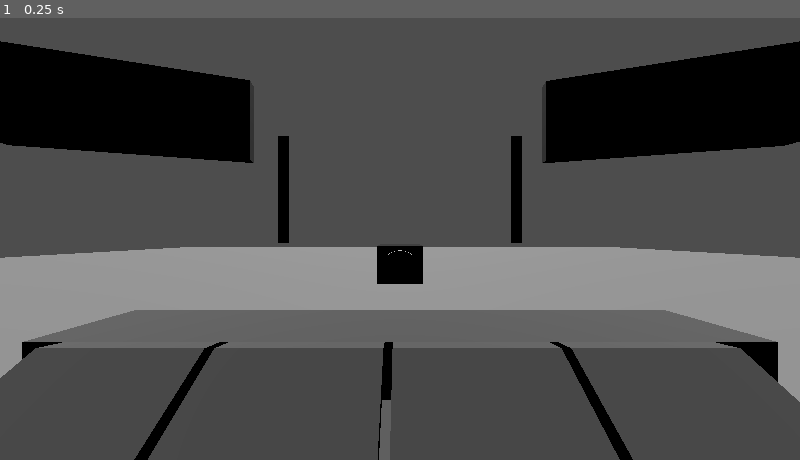
Above: before the commit, frame 1.
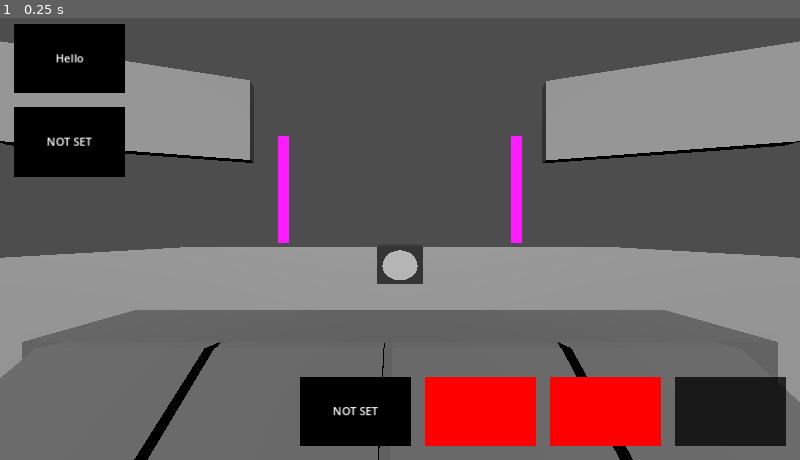
Above: after the commit, the same moment.

Repository: ZeAntwan/LD53
Game: Godot game, scene res://scenes/game.tscn
The game is run twice, just before and just after one commit, with the same random seed, the same clock (stepped at 60 frames per second) and the same inputs.
Inputs:
- Up to frame 1 (0.25 s): no input

The runs differ from the first frame. In frame 1, 38% of the frame differs, in the area x 0-100%, y 1-100%.

Commit message:
Working LiveBar (do not look at the output log)

Diff:
--- a/project.godot
+++ b/project.godot
@@ -15,6 +15,10 @@
 config/features=PackedStringArray("4.0", "Mobile")
 config/icon="res://icon.svg"
 
+[autoload]
+
+Events="*res://scripts/Events.gd"
+
 [display]
 
 window/stretch/mode="canvas_items"
--- a/scenes/game.tscn
+++ b/scenes/game.tscn
@@ -1,8 +1,11 @@
-[gd_scene load_steps=2 format=3 uid="uid://cpogeahmvjydj"]
+[gd_scene load_steps=3 format=3 uid="uid://cpogeahmvjydj"]
 
+[ext_resource type="PackedScene" uid="uid://bg51qag7wfse0" path="res://scenes/ui.tscn" id="1_ihu4b"]
 [ext_resource type="PackedScene" uid="uid://ci36nuskade4y" path="res://scenes/level.tscn" id="1_rfo83"]
 
 [node name="Game" type="Node"]
+
+[node name="MainUi" parent="." instance=ExtResource("1_ihu4b")]
 
 [node name="Level" parent="." instance=ExtResource("1_rfo83")]
 
--- a/scenes/level.tscn
+++ b/scenes/level.tscn
@@ -36,7 +36,7 @@
 
 [sub_resource type="SphereMesh" id="SphereMesh_yij73"]
 
-[node name="Level" type="Node3D"]
+[node name="Level" type="Node"]
 
 [node name="StaticBody3D" type="StaticBody3D" parent="."]
 
@@ -102,6 +102,7 @@
 mesh = SubResource("BoxMesh_o5soa")
 
 [node name="SubViewport" type="SubViewport" parent="."]
+handle_input_locally = false
 msaa_2d = 1
 size = Vector2i(600, 400)
 
@@ -119,6 +120,8 @@
 [node name="Camera3D" type="Camera3D" parent="SubViewport/CameraBody"]
 transform = Transform3D(-2.06669, 0, -1.99505e-07, 0, 2.47076, 0, 1.80676e-07, 0, -1.87163, 0, 0.224672, 0.389222)
 
+[node name="DirectionalLight3D" type="DirectionalLight3D" parent="SubViewport"]
+
 [node name="Temp_CharacterMesh" type="MeshInstance3D" parent="."]
 transform = Transform3D(-0.959736, 2.12347e-07, 0, -8.39028e-08, -2.42897, 0, 0, 0, 0.627725, 1.18432e-08, 1.6082, 3.13349)
 mesh = SubResource("PrismMesh_5gar1")
--- a/scenes/ui.tscn
+++ b/scenes/ui.tscn
@@ -1,9 +1,10 @@
-[gd_scene load_steps=6 format=3 uid="uid://bg51qag7wfse0"]
+[gd_scene load_steps=7 format=3 uid="uid://bg51qag7wfse0"]
 
 [ext_resource type="PackedScene" uid="uid://h1um88c2nc4y" path="res://scenes/ui/drop_zone.tscn" id="1_mi2bh"]
 [ext_resource type="PackedScene" uid="uid://bhuiqgoiywupk" path="res://scenes/ui/news_item.tscn" id="2_lpb1i"]
 [ext_resource type="PackedScene" uid="uid://cj6qhtyh283tu" path="res://scenes/ui/live_zone.tscn" id="3_ghk45"]
 [ext_resource type="Script" path="res://scripts/ressources/Headline.gd" id="3_kb88l"]
+[ext_resource type="Script" path="res://scripts/LiveBar.gd" id="4_01ttq"]
 
 [sub_resource type="Resource" id="Resource_5iduk"]
 script = ExtResource("3_kb88l")
@@ -61,7 +62,7 @@
 grow_horizontal = 1
 grow_vertical = 1
 
-[node name="BottomBar" type="Control" parent="."]
+[node name="LiveBar" type="Control" parent="."]
 custom_minimum_size = Vector2(1000, 200)
 layout_mode = 1
 anchors_preset = 3
@@ -72,8 +73,9 @@
 grow_horizontal = 0
 grow_vertical = 0
 mouse_filter = 2
+script = ExtResource("4_01ttq")
 
-[node name="MarginContainer" type="MarginContainer" parent="BottomBar"]
+[node name="MarginContainer" type="MarginContainer" parent="LiveBar"]
 layout_mode = 1
 anchors_preset = 3
 anchor_left = 1.0
@@ -89,24 +91,24 @@
 theme_override_constants/margin_right = 20
 theme_override_constants/margin_bottom = 20
 
-[node name="HBoxContainer" type="HBoxContainer" parent="BottomBar/MarginContainer"]
+[node name="HBoxContainer" type="HBoxContainer" parent="LiveBar/MarginContainer"]
 layout_direction = 3
 layout_mode = 2
 mouse_filter = 2
 theme_override_constants/separation = 20
 
-[node name="LiveZone" parent="BottomBar/MarginContainer/HBoxContainer" groups=["drop_zone"] instance=ExtResource("3_ghk45")]
+[node name="LiveZone" parent="LiveBar/MarginContainer/HBoxContainer" groups=["drop_zone"] instance=ExtResource("3_ghk45")]
 layout_mode = 2
 
-[node name="DropZone_2" parent="BottomBar/MarginContainer/HBoxContainer" groups=["drop_zone"] instance=ExtResource("1_mi2bh")]
+[node name="DropZone_2" parent="LiveBar/MarginContainer/HBoxContainer" groups=["drop_zone"] instance=ExtResource("1_mi2bh")]
 layout_mode = 2
 
-[node name="DropZone_3" parent="BottomBar/MarginContainer/HBoxContainer" groups=["drop_zone"] instance=ExtResource("1_mi2bh")]
+[node name="DropZone_3" parent="LiveBar/MarginContainer/HBoxContainer" groups=["drop_zone"] instance=ExtResource("1_mi2bh")]
 layout_mode = 2
 
-[node name="DropZone_4" parent="BottomBar/MarginContainer/HBoxContainer" groups=["drop_zone"] instance=ExtResource("1_mi2bh")]
+[node name="DropZone_4" parent="LiveBar/MarginContainer/HBoxContainer" groups=["drop_zone"] instance=ExtResource("1_mi2bh")]
 layout_mode = 2
 
-[node name="NewsItem_Test" parent="BottomBar/MarginContainer/HBoxContainer/DropZone_4" instance=ExtResource("2_lpb1i")]
+[node name="NewsItem_Test" parent="LiveBar/MarginContainer/HBoxContainer/DropZone_4" instance=ExtResource("2_lpb1i")]
 grow_horizontal = 1
 grow_vertical = 1
--- /dev/null
+++ b/scripts/Events.gd
@@ -0,0 +1,5 @@
+extends Node
+
+signal news_broadcasted(news: NewsItem)
+signal news_ended
+signal stat_updated
--- /dev/null
+++ b/scripts/LiveBar.gd
@@ -0,0 +1,27 @@
+extends Control
+class_name LiveBar
+
+@onready var dropZones: Array = [
+	$MarginContainer/HBoxContainer/DropZone_2,
+	$MarginContainer/HBoxContainer/DropZone_3,
+	$MarginContainer/HBoxContainer/DropZone_4
+]
+@onready var liveZone = $MarginContainer/HBoxContainer/LiveZone
+
+# Called when the node enters the scene tree for the first time.
+func _ready():
+	Events.connect("news_ended", update_line)
+	pass # Replace with function body.
+
+func update_line():
+	for i in range(dropZones.size()):
+		if i == 0:
+			liveZone.update_newsitem(dropZones[0].newsItem)
+		else:
+			dropZones[i-1].update_newsitem(dropZones[i].newsItem)
+		if i == dropZones.size()-1:
+			dropZones[i].update_newsitem()
+
+# Called every frame. 'delta' is the elapsed time since the previous frame.
+func _process(delta):
+	pass
--- a/scripts/NewsItem.gd
+++ b/scripts/NewsItem.gd
@@ -32,8 +32,9 @@
 func _on_area_2d_input_event(viewport, event, shape_idx):
 	if Input.is_action_just_pressed("select") && canPick:
 		selected = true
+		parent = get_parent()
 		mouseOffset = global_position - get_global_mouse_position()
-		z_index += 1
+		z_index = 2
 
 	if Input.is_action_just_released("select") && selected:
 		selected = false
@@ -41,16 +42,17 @@
 		if (!overlap.is_empty()):
 			var zone = overlap[0].get_parent()
 
-			if zone.is_in_group("drop_zone") && zone.canDrop:
-				parent.remove_child(self)
+			if zone.is_in_group("drop_zone") && zone.canDrop && zone.newsItem != self:
+				#parent.remove_child(self)
 				if zone.newsItem != null:
 					var swapped = zone.update_newsitem(self)
-					parent.update_newsitem(swapped)
+					parent.update_newsitem(swapped[0])
 				else:
 					zone.update_newsitem(self)
+					parent.update_newsitem()
 			parent = get_parent()
 		position = Vector2.ZERO
-		z_index -= 1
+		z_index = 1
 
 func update_timer(ratio: float):
 	hiding.scale.y = ratio
--- a/scripts/ui/DropZone.gd
+++ b/scripts/ui/DropZone.gd
@@ -17,15 +17,20 @@
 
 func update_newsitem(n: NewsItem = null):
 	var oldNews = newsItem
+	var hadNews = false
 	if oldNews != null:
-		remove_child(oldNews)
-	add_child(n)
+		remove_child.call_deferred(oldNews)
+		hadNews = true
 	newsItem = n
 	if newsItem != null:
+		if newsItem.get_parent() != null:
+			newsItem.get_parent().remove_child(newsItem)
+		add_child.call_deferred(newsItem)
+		newsItem.position = Vector2.ZERO
 		$ColorRect.color = Color.GREEN
 	else:
 		$ColorRect.color = Color.RED
-	return oldNews
+	return [oldNews, hadNews]
 
 func get_news():
 	return newsItem
--- a/scripts/ui/LiveZone.gd
+++ b/scripts/ui/LiveZone.gd
@@ -25,4 +25,5 @@
 	# apply stats here or communicate to game manager
 	newsItem.queue_free()
 	update_newsitem()
+	Events.emit_signal("news_ended")
 	pass # Replace with function body.
